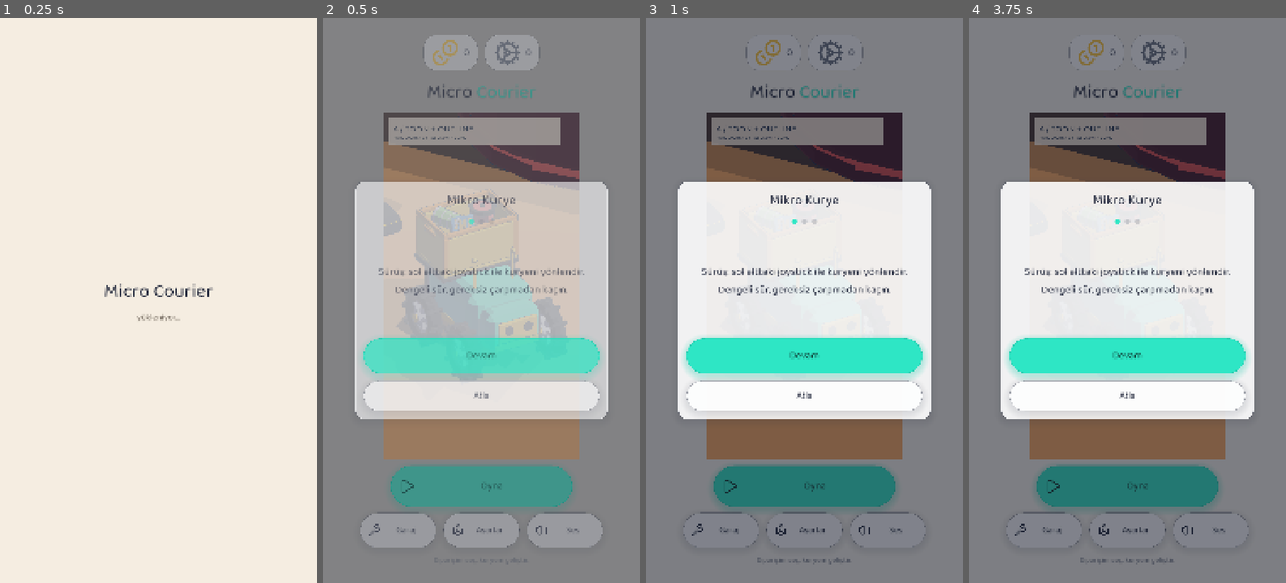
Above: before the commit, frames 1-4 (left to right).
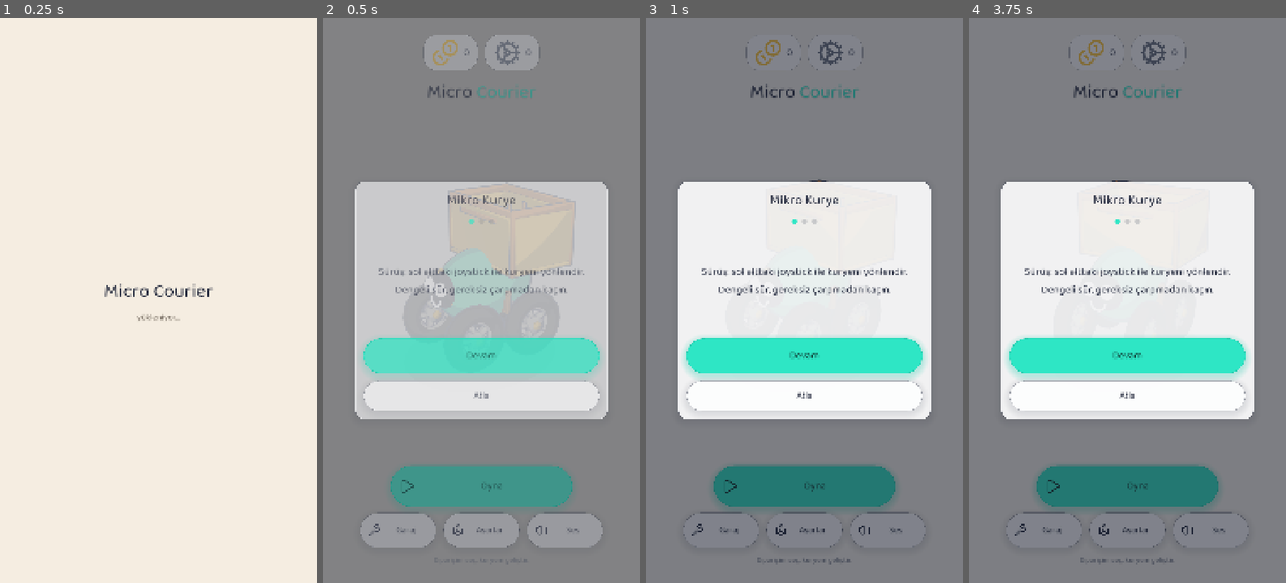
Above: after the commit, the same moments.

Repository: alperAygor/godot-games
Game: Godot game, scene res://scenes/Boot.tscn
Same seed, same stepped clock (60 frames per second), same inputs: the game is played once before the commit and once after it.
Inputs:
- Up to frame 1 (0.25 s): no input
- Up to frame 2 (0.5 s): no input
- Up to frame 3 (1 s): click "Oyna" at 0.5 s
- Up to frame 4 (3.75 s): click "Oyna" at 1.25 s; click "Garaj" at 2 s; click "Ayarlar" at 2.75 s; click "Ses" at 3.5 s

Frame 1 is identical in both runs. In frame 2, 12% of the frame differs, in the area x 19-81%, y 16-79%; in frame 3, 9.5%; in frame 4, 9.5%.

Commit message:
F7.10c: ortam kiti oyuna entegre, canlı 3B menü vitrini
Co-Authored-By: Claude Sonnet 5.5 <noreply@anthropic.com>

Diff:
--- a/MikroKurye/scenes/Menu.tscn
+++ b/MikroKurye/scenes/Menu.tscn
@@ -1,7 +1,7 @@
 [gd_scene load_steps=4 format=3]
 
 [ext_resource type="Script" path="res://scripts/ui/menu.gd" id="1_menu"]
-[ext_resource type="Texture2D" path="res://assets/ui/robot_showcase.png" id="2_robot"]
+[ext_resource type="PackedScene" path="res://scenes/ui/MenuRobot.tscn" id="2_robot"]
 
 [sub_resource type="StyleBoxFlat" id="DotStyle"]
 bg_color = Color(1, 1, 1, 1)
@@ -112,15 +112,12 @@
 theme_override_font_sizes/font_size = 64
 text = "Courier"
 
-[node name="RobotShowcase" type="TextureRect" parent="Safe/Column"]
+[node name="RobotShowcase" parent="Safe/Column" instance=ExtResource("2_robot")]
 unique_name_in_owner = true
 layout_mode = 2
 size_flags_horizontal = 3
 size_flags_vertical = 3
-custom_minimum_size = Vector2(0, 320)
-texture = ExtResource("2_robot")
-expand_mode = 1
-stretch_mode = 5
+custom_minimum_size = Vector2(0, 420)
 
 [node name="PlayButton" type="Button" parent="Safe/Column"]
 unique_name_in_owner = true
--- a/MikroKurye/scenes/levels/desk_01.tscn
+++ b/MikroKurye/scenes/levels/desk_01.tscn
@@ -5,10 +5,10 @@
 [ext_resource type="Script" path="res://scripts/gameplay/hazards/fan_wind.gd" id="fan"]
 [ext_resource type="Script" path="res://scripts/gameplay/hazards/rolling_pencil.gd" id="pencil_script"]
 [ext_resource type="PackedScene" path="res://assets/models/prop_keyboard_row.glb" id="keyboard_row"]
-[ext_resource type="PackedScene" path="res://assets/models/prop_mug.glb" id="mug"]
-[ext_resource type="PackedScene" path="res://assets/models/prop_pencil.glb" id="pencil"]
-[ext_resource type="PackedScene" path="res://assets/models/prop_ruler.glb" id="ruler"]
-[ext_resource type="PackedScene" path="res://assets/models/prop_book.glb" id="book"]
+[ext_resource type="PackedScene" path="res://assets/models/v2/env/prop_mug_v2.glb" id="mug"]
+[ext_resource type="PackedScene" path="res://assets/models/v2/env/prop_pencil_v2.glb" id="pencil"]
+[ext_resource type="PackedScene" path="res://assets/models/v2/env/prop_ruler_v2.glb" id="ruler"]
+[ext_resource type="PackedScene" path="res://assets/models/v2/env/prop_book_v2.glb" id="book"]
 [ext_resource type="Material" path="res://assets/materials/wood.tres" id="wood"]
 [ext_resource type="Material" path="res://assets/materials/wood_edge.tres" id="wood_edge"]
 [ext_resource type="Material" path="res://assets/materials/stripe_yellow.tres" id="stripe"]
@@ -18,6 +18,16 @@
 [ext_resource type="Material" path="res://assets/materials/fan_blade.tres" id="fan_blade"]
 [ext_resource type="Material" path="res://assets/materials/golden.tres" id="golden"]
 [ext_resource type="Script" path="res://scripts/gameplay/style_a.gd" id="style_a"]
+[ext_resource type="PackedScene" path="res://assets/models/v2/env/prop_monitor_v2.glb" id="bg_monitor"]
+[ext_resource type="PackedScene" path="res://assets/models/v2/env/prop_lamp_v2.glb" id="bg_lamp"]
+[ext_resource type="PackedScene" path="res://assets/models/v2/env/prop_plant_v2.glb" id="bg_plant"]
+[ext_resource type="PackedScene" path="res://assets/models/v2/env/prop_book_stack_v2.glb" id="bg_books"]
+[ext_resource type="PackedScene" path="res://assets/models/v2/env/env_wall_panel_v2.glb" id="bg_wall"]
+[ext_resource type="PackedScene" path="res://assets/models/v2/env/env_window_v2.glb" id="bg_window"]
+[ext_resource type="PackedScene" path="res://assets/models/v2/env/env_shelf_v2.glb" id="bg_shelf"]
+[ext_resource type="PackedScene" path="res://assets/models/v2/env/env_picture_frame_v2.glb" id="bg_frame"]
+[ext_resource type="PackedScene" path="res://assets/models/v2/env/env_curtain_v2.glb" id="bg_curtain"]
+[ext_resource type="PackedScene" path="res://assets/models/v2/env/prop_headphones_v2.glb" id="bg_headphones"]
 [ext_resource type="Shader" path="res://assets/shaders/toon.gdshader" id="toon_shader"]
 [ext_resource type="Shader" path="res://assets/shaders/light_beam.gdshader" id="beam_shader"]
 
@@ -160,54 +170,6 @@
 material = SubResource("RoomFloorMat")
 size = Vector3(10.6, 0.02, 77.6)
 
-[sub_resource type="BoxMesh" id="MonitorScreenMesh"]
-material = SubResource("SilhouetteDark")
-size = Vector3(26, 16, 0.6)
-
-[sub_resource type="BoxMesh" id="MonitorStandMesh"]
-material = SubResource("SilhouetteDark")
-size = Vector3(7, 5, 7)
-
-[sub_resource type="CylinderMesh" id="LampBaseMesh"]
-material = SubResource("SilhouetteWarm")
-top_radius = 2.6
-bottom_radius = 2.6
-height = 1.2
-radial_segments = 10
-
-[sub_resource type="BoxMesh" id="LampStemMesh"]
-material = SubResource("SilhouetteWarm")
-size = Vector3(0.6, 9, 0.6)
-
-[sub_resource type="CylinderMesh" id="LampShadeMesh"]
-material = SubResource("SilhouetteAmber")
-top_radius = 0.8
-bottom_radius = 3.4
-height = 3.4
-radial_segments = 12
-
-[sub_resource type="CylinderMesh" id="PlantPotMesh"]
-material = SubResource("SilhouetteTerra")
-top_radius = 2.4
-bottom_radius = 1.8
-height = 3.2
-radial_segments = 12
-
-[sub_resource type="SphereMesh" id="PlantFoliageMesh"]
-material = SubResource("SilhouetteGreen")
-radius = 4.4
-height = 8.8
-radial_segments = 8
-rings = 5
-
-[sub_resource type="BoxMesh" id="BookMeshWarm"]
-material = SubResource("SilhouetteWarm")
-size = Vector3(7, 1.3, 4.6)
-
-[sub_resource type="BoxMesh" id="BookMeshTerra"]
-material = SubResource("SilhouetteTerra")
-size = Vector3(6.4, 1.3, 4.2)
-
 [sub_resource type="QuadMesh" id="BeamMesh"]
 material = SubResource("BeamMat")
 size = Vector2(18, 30)
@@ -526,63 +488,6 @@
 [node name="EdgeShadow" type="MeshInstance3D" parent="."]
 position = Vector3(0, -0.02, -36.5)
 mesh = SubResource("EdgeShadowMesh")
-
-[node name="Monitor" type="Node3D" parent="."]
-position = Vector3(10, -6, -95)
-
-[node name="Screen" type="MeshInstance3D" parent="Monitor"]
-position = Vector3(0, 15, 0)
-mesh = SubResource("MonitorScreenMesh")
-
-[node name="Stand" type="MeshInstance3D" parent="Monitor"]
-position = Vector3(0, 2, -4)
-mesh = SubResource("MonitorStandMesh")
-
-[node name="Lamp" type="Node3D" parent="."]
-position = Vector3(-16, -6, -82)
-
-[node name="Base" type="MeshInstance3D" parent="Lamp"]
-position = Vector3(0, 0.6, 0)
-mesh = SubResource("LampBaseMesh")
-
-[node name="Stem" type="MeshInstance3D" parent="Lamp"]
-position = Vector3(0, 5, 0)
-mesh = SubResource("LampStemMesh")
-
-[node name="Shade" type="MeshInstance3D" parent="Lamp"]
-position = Vector3(0, 10.5, 0)
-mesh = SubResource("LampShadeMesh")
-
-[node name="Plant" type="Node3D" parent="."]
-position = Vector3(22, -6, -70)
-
-[node name="Pot" type="MeshInstance3D" parent="Plant"]
-position = Vector3(0, 1.6, 0)
-mesh = SubResource("PlantPotMesh")
-
-[node name="FoliageA" type="MeshInstance3D" parent="Plant"]
-position = Vector3(0, 4.5, 0)
-mesh = SubResource("PlantFoliageMesh")
-
-[node name="FoliageB" type="MeshInstance3D" parent="Plant"]
-position = Vector3(1.4, 3.4, 0.8)
-scale = Vector3(0.7, 0.7, 0.7)
-mesh = SubResource("PlantFoliageMesh")
-
-[node name="BookStack" type="Node3D" parent="."]
-position = Vector3(-12, -6, -90)
-
-[node name="BookA" type="MeshInstance3D" parent="BookStack"]
-position = Vector3(0, 0.65, 0)
-mesh = SubResource("BookMeshWarm")
-
-[node name="BookB" type="MeshInstance3D" parent="BookStack"]
-position = Vector3(0.3, 1.95, 0.2)
-mesh = SubResource("BookMeshTerra")
-
-[node name="BookC" type="MeshInstance3D" parent="BookStack"]
-position = Vector3(-0.2, 3.2, -0.1)
-mesh = SubResource("BookMeshWarm")
 
 [node name="LightBeam" type="MeshInstance3D" parent="."]
 position = Vector3(1.5, 6, -18)
@@ -606,5 +511,35 @@
 scale_amount_max = 1.4
 mesh = SubResource("DustMesh")
 
+[node name="BgWall" parent="." instance=ExtResource("bg_wall")]
+transform = Transform3D(16, 0, 0, 0, 16, 0, 0, 0, 16, 0, -3, -120)
+
+[node name="BgWindow" parent="." instance=ExtResource("bg_window")]
+transform = Transform3D(6, 0, 0, 0, 6, 0, 0, 0, 6, -14, 12, -118.5)
+
+[node name="BgCurtain" parent="." instance=ExtResource("bg_curtain")]
+transform = Transform3D(7, 0, 0, 0, 7, 0, 0, 0, 7, -14, 12, -117.5)
+
+[node name="BgShelf" parent="." instance=ExtResource("bg_shelf")]
+transform = Transform3D(5, 0, 0, 0, 5, 0, 0, 0, 5, 20, 14, -118)
+
+[node name="BgFrame" parent="." instance=ExtResource("bg_frame")]
+transform = Transform3D(6, 0, 0, 0, 6, 0, 0, 0, 6, 4, 22, -118.5)
+
+[node name="BgMonitor" parent="." instance=ExtResource("bg_monitor")]
+transform = Transform3D(4.5, 0, 0, 0, 4.5, 0, 0, 0, 4.5, 14, -6, -95)
+
+[node name="BgLamp" parent="." instance=ExtResource("bg_lamp")]
+transform = Transform3D(7, 0, 0, 0, 7, 0, 0, 0, 7, -16, -6, -82)
+
+[node name="BgPlant" parent="." instance=ExtResource("bg_plant")]
+transform = Transform3D(3, 0, 0, 0, 3, 0, 0, 0, 3, 22, -6, -70)
+
+[node name="BgBooks" parent="." instance=ExtResource("bg_books")]
+transform = Transform3D(2, 0, 0, 0, 2, 0, 0, 0, 2, -12, -6, -90)
+
+[node name="BgHeadphones" parent="." instance=ExtResource("bg_headphones")]
+transform = Transform3D(4, 0, 0, 0, 4, 0, 0, 0, 4, -24, -6, -96)
+
 [node name="StyleA" type="Node" parent="."]
 script = ExtResource("style_a")
--- /dev/null
+++ b/MikroKurye/scenes/ui/MenuRobot.tscn
@@ -0,0 +1,98 @@
+[gd_scene load_steps=7 format=3]
+
+[ext_resource type="Script" path="res://scripts/ui/menu_robot.gd" id="1_stage"]
+[ext_resource type="Script" path="res://scripts/gameplay/style_a.gd" id="2_style"]
+[ext_resource type="PackedScene" path="res://assets/models/v2/robot_body_v2.glb" id="3_body"]
+[ext_resource type="PackedScene" path="res://assets/models/v2/robot_wheel_v2.glb" id="4_wheel"]
+[ext_resource type="PackedScene" path="res://assets/models/v2/cargo_basket_v2.glb" id="5_basket"]
+[ext_resource type="PackedScene" path="res://assets/models/v2/cargo_pencil_battery_v2.glb" id="6_cargo"]
+
+[sub_resource type="CylinderMesh" id="ShadowDisc"]
+top_radius = 0.75
+bottom_radius = 0.75
+height = 0.01
+radial_segments = 32
+rings = 1
+
+[sub_resource type="StandardMaterial3D" id="ShadowMat"]
+transparency = 1
+shading_mode = 0
+albedo_color = Color(0.25, 0.18, 0.15, 0.12)
+
+[node name="MenuRobot" type="SubViewportContainer"]
+mouse_filter = 2
+stretch = true
+
+[node name="Viewport" type="SubViewport" parent="."]
+own_world_3d = true
+transparent_bg = true
+handle_input_locally = false
+msaa_3d = 1
+size = Vector2i(1000, 700)
+render_target_update_mode = 4
+
+[node name="Stage" type="Node3D" parent="Viewport"]
+script = ExtResource("1_stage")
+
+[node name="Camera3D" type="Camera3D" parent="Viewport/Stage"]
+position = Vector3(2.3, 1.7, 3.7)
+fov = 30.0
+
+[node name="Sun" type="DirectionalLight3D" parent="Viewport/Stage"]
+transform = Transform3D(0.866, -0.25, 0.433, 0, 0.866, 0.5, -0.5, -0.433, 0.75, 0, 3, 3)
+light_color = Color(1, 0.94, 0.83, 1)
+
+[node name="Shadow" type="MeshInstance3D" parent="Viewport/Stage"]
+transform = Transform3D(0.7, 0, 0, 0, 1, 0, 0, 0, 0.85, 0, -0.395, 0)
+mesh = SubResource("ShadowDisc")
+surface_material_override/0 = SubResource("ShadowMat")
+
+[node name="Pivot" type="Node3D" parent="Viewport/Stage" groups=["robot"]]
+
+[node name="BodyPivot" type="Node3D" parent="Viewport/Stage/Pivot"]
+unique_name_in_owner = true
+position = Vector3(0, -0.18, 0)
+
+[node name="Body" parent="Viewport/Stage/Pivot/BodyPivot" instance=ExtResource("3_body")]
+
+[node name="FrontLeft" type="Node3D" parent="Viewport/Stage/Pivot"]
+position = Vector3(-0.285, 0, -0.245)
+
+[node name="Mesh" parent="Viewport/Stage/Pivot/FrontLeft" instance=ExtResource("4_wheel")]
+position = Vector3(0, -0.126, 0)
+scale = Vector3(1.3, 1.3, 1.3)
+
+[node name="FrontRight" type="Node3D" parent="Viewport/Stage/Pivot"]
+position = Vector3(0.285, 0, -0.245)
+
+[node name="Mesh" parent="Viewport/Stage/Pivot/FrontRight" instance=ExtResource("4_wheel")]
+position = Vector3(0, -0.126, 0)
+scale = Vector3(1.3, 1.3, 1.3)
+
+[node name="RearLeft" type="Node3D" parent="Viewport/Stage/Pivot"]
+position = Vector3(-0.285, 0, 0.245)
+
+[node name="Mesh" parent="Viewport/Stage/Pivot/RearLeft" instance=ExtResource("4_wheel")]
+position = Vector3(0, -0.126, 0)
+scale = Vector3(1.3, 1.3, 1.3)
+
+[node name="RearRight" type="Node3D" parent="Viewport/Stage/Pivot"]
+position = Vector3(0.285, 0, 0.245)
+
+[node name="Mesh" parent="Viewport/Stage/Pivot/RearRight" instance=ExtResource("4_wheel")]
+position = Vector3(0, -0.126, 0)
+scale = Vector3(1.3, 1.3, 1.3)
+
+[node name="Basket" type="Node3D" parent="Viewport/Stage/Pivot" groups=["cargo"]]
+position = Vector3(0, 0.29, 0.24)
+
+[node name="BasketMesh" type="Node3D" parent="Viewport/Stage/Pivot/Basket"]
+scale = Vector3(1.5, 1.5, 1.5)
+
+[node name="Mesh" parent="Viewport/Stage/Pivot/Basket/BasketMesh" instance=ExtResource("5_basket")]
+
+[node name="Cargo" parent="Viewport/Stage/Pivot/Basket" instance=ExtResource("6_cargo")]
+transform = Transform3D(2.4, 0, 0, 0, 2.4, 0, 0, 0, 2.4, 0, 0.03, 0)
+
+[node name="StyleA" type="Node" parent="Viewport/Stage"]
+script = ExtResource("2_style")
--- /dev/null
+++ b/MikroKurye/scripts/ui/menu_robot.gd
@@ -0,0 +1,24 @@
+extends Node3D
+## Menü vitrini: v2 robotu canlı 3B olarak yavaşça döndürür/zıplatır (statik PNG yerine).
+## Yalnız görsel; oyun mantığına dokunmaz. Düşük maliyet: gölgesiz tek ışık, 2x MSAA.
+
+const SWAY_DEGREES: float = 28.0
+const SWAY_SPEED: float = 0.55
+const BASE_YAW_DEGREES: float = 155.0
+const BOB_HEIGHT: float = 0.025
+const BOB_SPEED: float = 2.2
+
+@onready var _pivot: Node3D = $Pivot
+@onready var _camera: Camera3D = $Camera3D
+
+var _time: float = 0.0
+
+
+func _ready() -> void:
+	_camera.look_at(Vector3(0.0, 0.12, 0.0))
+
+
+func _process(delta: float) -> void:
+	_time += delta
+	_pivot.rotation_degrees.y = BASE_YAW_DEGREES + sin(_time * SWAY_SPEED) * SWAY_DEGREES
+	_pivot.position.y = sin(_time * BOB_SPEED) * BOB_HEIGHT
Not shown, added: MikroKurye/scripts/ui/menu_robot.gd.uid
